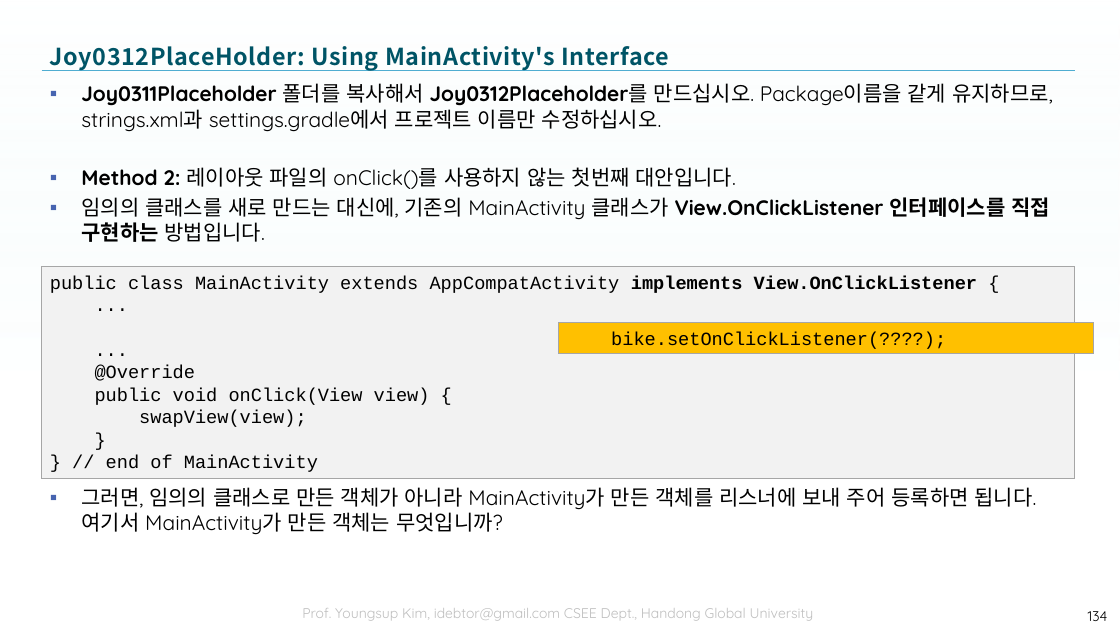
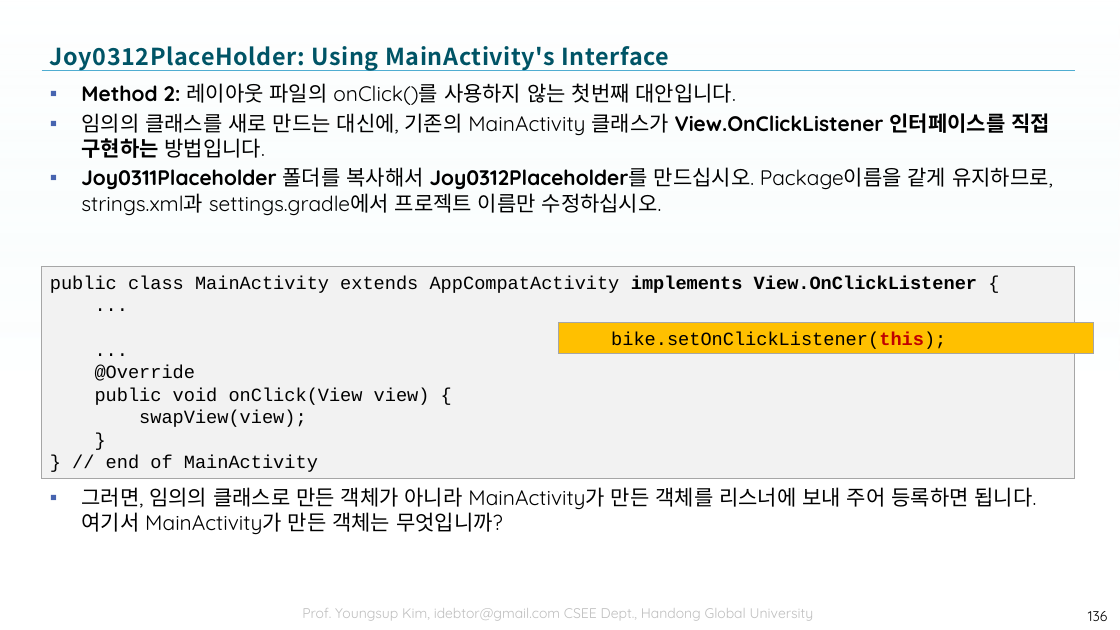
Before and after one commit to tae7841/HuStarAS, a slide deck: slide 136 of ppts/03Widget.pptx (slide 134 before the commit). Drawn at 1120x630 pixels with LibreOffice and Linux fonts; fonts in the diff are those of the drawing; background and template pictures are left out. Boxes give left, top, right and bottom in pixels: in the first picture for what was removed or moved away, otherwise in the second. Text is boxed around its words. In the diff, an @@ line names an element or a change of style, - is before the commit and + after.

```diff
--- a/ppts/03Widget.pptx
+++ b/ppts/03Widget.pptx
@@ text at bbox=[81, 83, 1053, 132]: paragraph removed @@
-▪ Joy0311Placeholder 폴더를 복사해서 Joy0312Placeholder를 만드십시오. Package이름을 같게 유지하므로, strings.xml과 settings.gradle에서 프로젝트 이름만 수정하십시오.
@@ text at bbox=[81, 167, 1053, 216]: paragraph added @@
+▪ Joy0311Placeholder 폴더를 복사해서 Joy0312Placeholder를 만드십시오. Package이름을 같게 유지하므로, strings.xml과 settings.gradle에서 프로젝트 이름만 수정하십시오.
@@ text in rectangle at bbox=[611, 332, 946, 349]: text changed @@
-bike.setOnClickListener(????);
+bike.setOnClickListener(this);
@@ page number at bbox=[1088, 611, 1107, 621]: text changed @@
-134
+136
```
Also in this commit, not shown: 6 other slides changed, 2 slides added, 3 slides removed.
